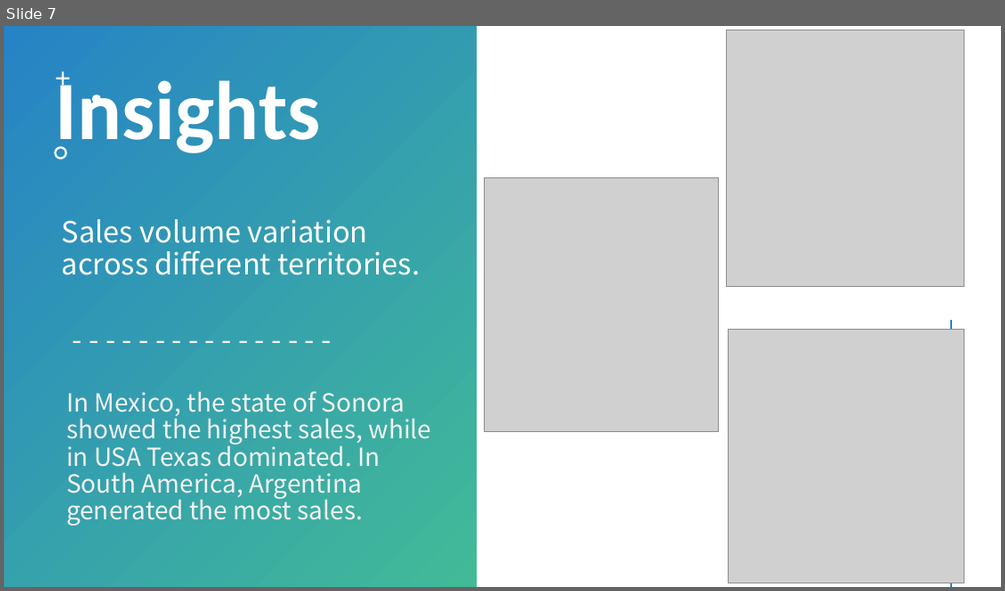
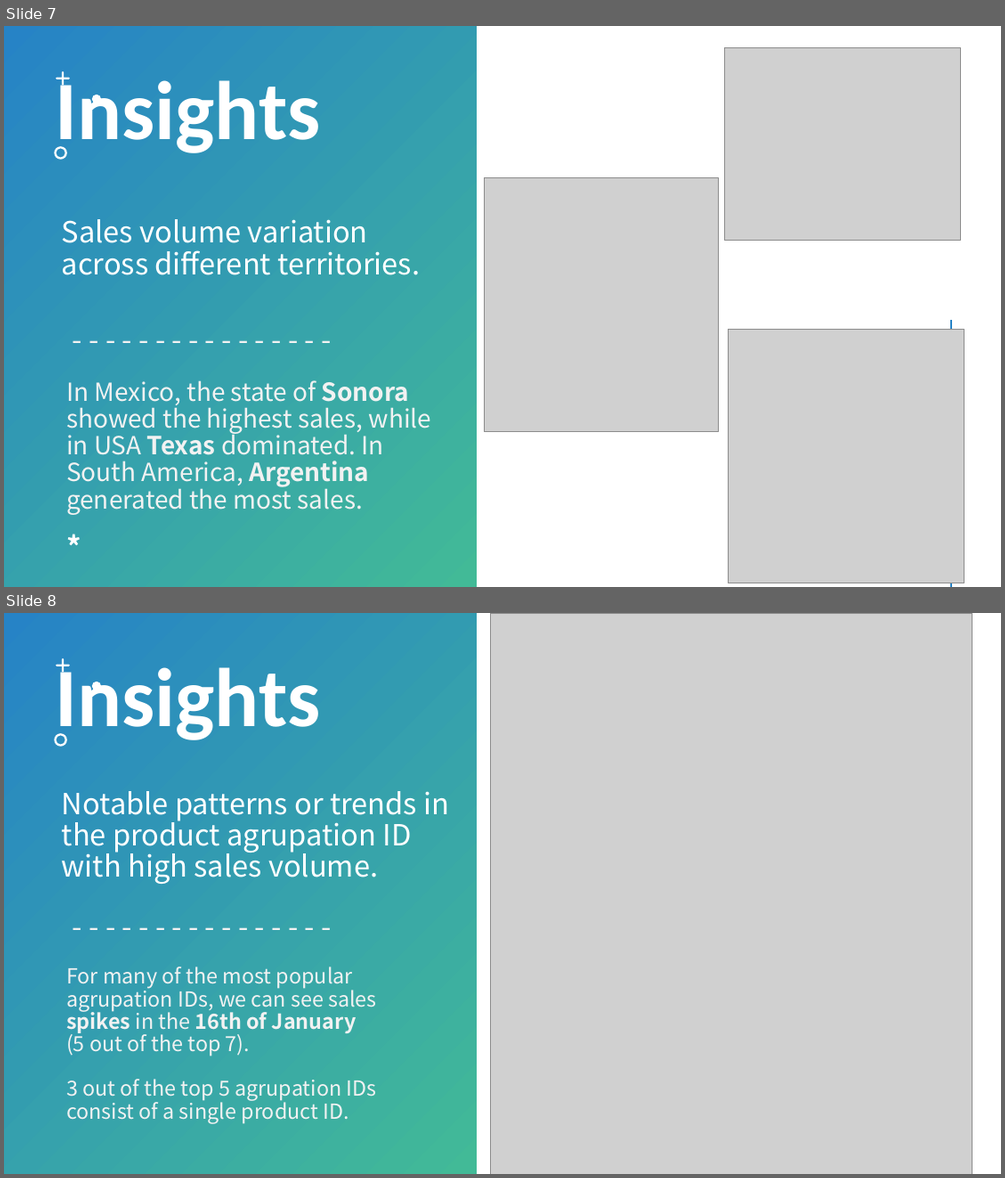
Before and after one commit to fhg99/ArcaApplication, a slide deck: AnalysisPresentation.pptx. Shown one above the other, each under a label of ours: slide 7 before the commit, slides 7 and 8 after it. The pictures are 1005x591 and 1005x1178 pixels, drawn with LibreOffice and Linux fonts; fonts in the diff are those of the drawing; grey boxes stand for pictures. Boxes give left, top, right and bottom in pixels: in the first picture for what was removed or moved away, otherwise in the second. Text is boxed around its words. In the diff, an @@ line names an element or a change of style, - is before the commit and + after.

Commit message:
Removed Extra Line and Fixed PPT
Removed an extra markdown cell and fixed a spelling mistake in the ppt.

```diff
--- a/AnalysisPresentation.pptx
+++ b/AnalysisPresentation.pptx
@@ slide 8 added at [4,613,1001,1174], background #FFFFFF; not listed: 1 template element that a slide beside it also shows @@
@@ rectangle added at [4,613,477,1174], fill gradient #2683C6 to #42BA97 @@
@@ picture added at [491,613,972,1174] @@
@@ title added at [56,658,321,747], 80 pt, text #FFFFFF, bold @@
+Insights
@@ freeform shape added at [56,658,70,673], fill #FFFFFF @@
@@ freeform shape added at [92,682,101,690], fill #FFFFFF @@
@@ freeform shape added at [54,733,67,747], fill #FFFFFF @@
@@ text added at [62,791,450,884], 28 pt, text #FFFFFF @@
+Notable patterns or trends in the product agrupation ID with high sales volume.
@@ text added at [65,873,416,983], 28 pt, text #F2F2F2 @@
+- - - - - - - - - - - - - - - -
@@ line added from (952, 908) to (952, 1173), #42BA97 2 pt @@
@@ text added at [66,966,377,1124], 20 pt, text #F2F2F2 @@
+For many of the most popular agrupation IDs, we can see sales spikes in the 16th of January
+(5 out of the top 7).
+3 out of the top 5 agrupation IDs consist of a single product ID.
@@ slide 7 changed as well @@
@@ picture: place and size @@
-picture at [727,30,964,286]
+picture at [725,47,961,240]
@@ text "In Mexico, the state of ...": place and size @@
-text "In Mexico, the state of ..." at [66,391,432,525]
+text "In Mexico, the state of ..." at [66,380,432,515]
@@ text "In Mexico, the state of ..." at [66,380,432,515]: bold on in "Sonora Texas Argentina" @@
@@ text added at [58,521,453,576], 28 pt, text #FFFFFF, bold @@
+*
```
Also in this commit, not shown: 6 other slides changed, 1 other slide added, 1 other file.
